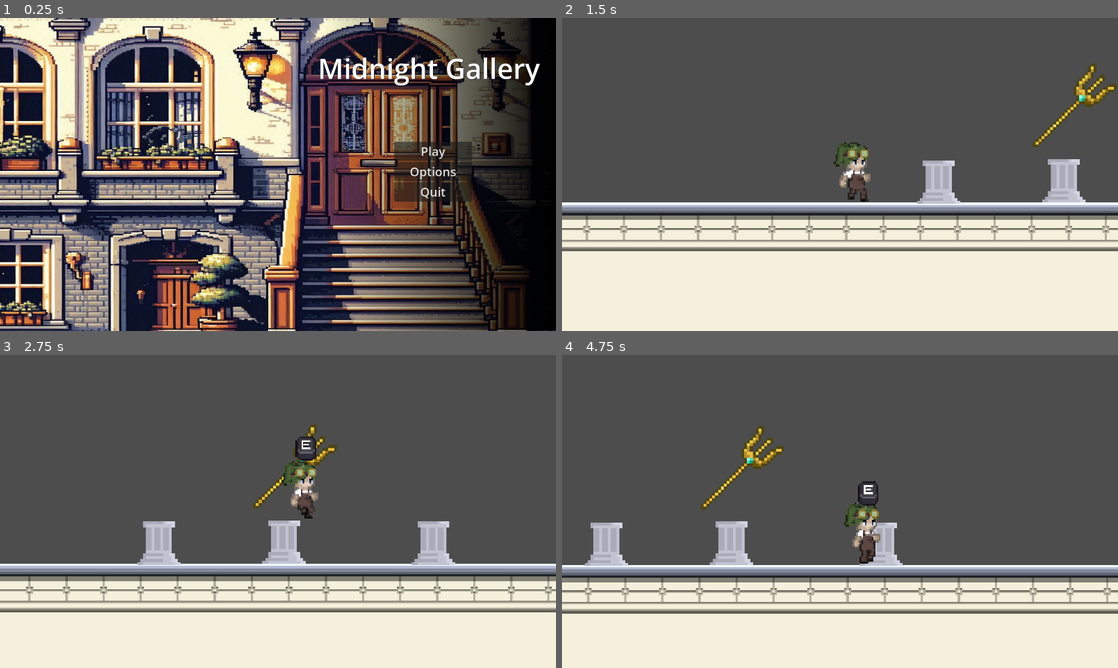
Above: before the commit, frames 1-4 (two rows, left to right).
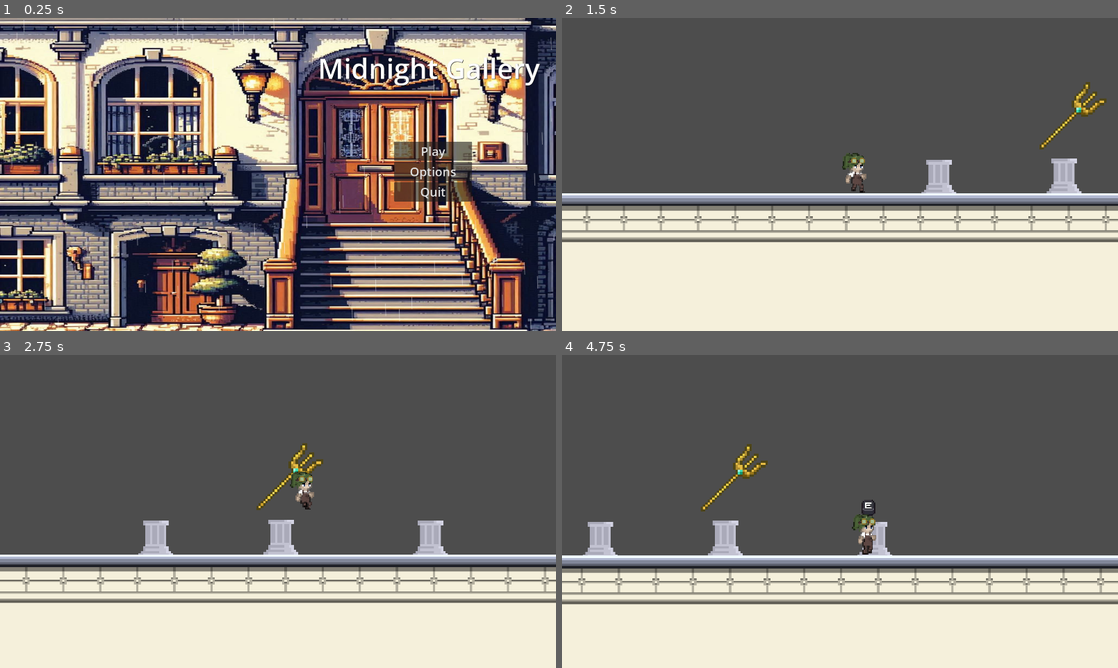
Above: after the commit, the same moments.

Repository: IES-Rafael-Alberti/GameOff2024KarambitStudios
Game: Godot game, scene res://Scenes/main_menu.tscn
The game is run twice, just before and just after one commit, with the same random seed, the same clock (stepped at 60 frames per second) and the same inputs. The engine's default icon, where the game draws it, is replaced by a stand-in: a white triangle on a blue panel in a dark square.
Inputs (mouse positions are in pixels of both pictures, inside the frame that each line leads up to):
- Up to frame 1 (0.25 s): no input
- Up to frame 2 (1.5 s): click "Play" at 0.5 s; move the mouse to (962, 158) at 1.27 s; hold D (Move_right) from 1.28 s (still down); tap E (Action) at 1.35 s
- Up to frame 3 (2.75 s): keep holding D (Move_right); tap Space (Jump) at 1.52, 1.82, 2.27, 2.3, 2.57 s; tap Shift (Dash) at 1.55, 2.1 s; move the mouse to (166, 527) at 2.02 s
- Up to frame 4 (4.75 s): move the mouse to (895, 442) at 2.77 s; release D (Move_right) at 2.78 s; hold A (Move_left) 2.78-3.53 s; tap Space (Jump) at 2.85, 3.77, 4.07, 4.52, 4.55 s; tap E (Action) at 3.05, 3.6 s; move the mouse to (812, 574) at 3.52 s; hold D (Move_right) from 3.53 s (still down); tap Shift (Dash) at 3.8, 4.35 s; move the mouse to (1006, 558) at 4.27 s

The runs differ from the first frame. In frame 1, 75% of the frame differs, in the area x 0-100%, y 0-100%; in frame 2, 15%; in frame 3, 15%; in frame 4, 16%.

Commit message:
Creados los shaders para el menu y el dash
Se han creado los shaders de lluvia para el menu principal y un shader para el dash, ademas se ha corregido el comportamiento del dash y mejorado el movimiento del personaje.

Diff:
--- a/Scenes/main_menu.tscn
+++ b/Scenes/main_menu.tscn
@@ -1,13 +1,22 @@
-[gd_scene load_steps=4 format=3 uid="uid://t5arfevgsv5o"]
+[gd_scene load_steps=8 format=3 uid="uid://t5arfevgsv5o"]
 
+[ext_resource type="Shader" path="res://Shaders/RainShader.gdshader" id="1_7vnet"]
 [ext_resource type="Script" path="res://Scripts/main_menu.gd" id="1_o4771"]
 [ext_resource type="Texture2D" uid="uid://d3ebmvs74ddue" path="res://Assets/Sprites/OIG1.GiYph8JR.jpg" id="1_xtq10"]
+[ext_resource type="Texture2D" uid="uid://lhhm3vife61u" path="res://icon.svg" id="4_7476a"]
+[ext_resource type="AudioStream" uid="uid://bemdwu1m5fofe" path="res://Sounds/Ambient/RainSound.mp3" id="4_b3ngh"]
 
-[sub_resource type="StyleBoxFlat" id="StyleBoxFlat_1qprv"]
-bg_color = Color(0, 0, 0, 0)
-border_width_right = 800
-border_color = Color(0, 0, 0, 1)
-border_blend = true
+[sub_resource type="StyleBoxTexture" id="StyleBoxTexture_foquh"]
+texture = ExtResource("1_xtq10")
+
+[sub_resource type="ShaderMaterial" id="ShaderMaterial_yjok8"]
+shader = ExtResource("1_7vnet")
+shader_parameter/count = 100
+shader_parameter/slant = -0.01
+shader_parameter/speed = 25.0
+shader_parameter/blur = 0.002
+shader_parameter/colour = Color(1, 1, 1, 1)
+shader_parameter/size = Vector2(0.01, 0.2)
 
 [node name="MainMenu" type="Control"]
 layout_mode = 3
@@ -22,22 +31,21 @@
 layout_mode = 0
 offset_right = 1920.0
 offset_bottom = 1080.0
+theme_override_styles/panel = SubResource("StyleBoxTexture_foquh")
 
-[node name="Oig1_giYph8jr" type="Sprite2D" parent="Panel"]
-position = Vector2(966, 525)
-scale = Vector2(1.9, 1.2)
-texture = ExtResource("1_xtq10")
+[node name="BackGround" type="Node" parent="Panel"]
 
-[node name="ButtonBackground" type="Panel" parent="Panel"]
-texture_filter = 2
-layout_mode = 0
-offset_left = 1080.0
-offset_top = -1.0
-offset_right = 1920.0
-offset_bottom = 1079.0
-theme_override_styles/panel = SubResource("StyleBoxFlat_1qprv")
+[node name="BackGroundRain" type="Sprite2D" parent="Panel/BackGround"]
+material = SubResource("ShaderMaterial_yjok8")
+position = Vector2(960, 539.597)
+scale = Vector2(15, 8.445)
+texture = ExtResource("4_7476a")
+
+[node name="RainSound" type="AudioStreamPlayer2D" parent="Panel/BackGround"]
+stream = ExtResource("4_b3ngh")
 
 [node name="Title" type="Label" parent="Panel"]
+z_index = 1
 layout_mode = 1
 anchors_preset = 5
 anchor_left = 0.5
@@ -53,6 +61,7 @@
 "
 
 [node name="VBoxContainer" type="VBoxContainer" parent="Panel"]
+z_index = 1
 layout_mode = 1
 anchors_preset = 7
 anchor_left = 0.5
--- a/Scenes/museum_scene.tscn
+++ b/Scenes/museum_scene.tscn
@@ -70,14 +70,16 @@
 [node name="Pedestals" type="Node" parent="."]
 
 [node name="PedestalElDorado" parent="Pedestals" instance=ExtResource("4_tfgfc")]
-position = Vector2(97, -39)
-scale = Vector2(2.5, 2.5)
+z_index = -1
+position = Vector2(97, -31)
+scale = Vector2(2, 2)
 region_rect = Rect2(0, 0, 32, 32)
 scene_name = "dorado_scene"
 
 [node name="PedestalAtlantis" parent="Pedestals" instance=ExtResource("4_tfgfc")]
-position = Vector2(205, -40)
-scale = Vector2(2.5, 2.5)
+z_index = -1
+position = Vector2(205, -32)
+scale = Vector2(2, 2)
 scene_name = "atlantis_scene"
 
 [node name="TridentV1" type="Sprite2D" parent="Pedestals/PedestalAtlantis"]
@@ -86,8 +88,9 @@
 texture = ExtResource("4_pqufj")
 
 [node name="PedestalDuat" parent="Pedestals" instance=ExtResource("4_tfgfc")]
-position = Vector2(334, -39)
-scale = Vector2(2.5, 2.5)
+z_index = -1
+position = Vector2(334, -31)
+scale = Vector2(2, 2)
 scene_name = "duat_scene"
 
 [node name="TileMapLayer" type="TileMapLayer" parent="."]
--- a/Scenes/player.tscn
+++ b/Scenes/player.tscn
@@ -1,12 +1,18 @@
-[gd_scene load_steps=44 format=3 uid="uid://btq53x2vyried"]
+[gd_scene load_steps=47 format=3 uid="uid://btq53x2vyried"]
 
 [ext_resource type="Script" path="res://Scripts/player.gd" id="1_0fb6m"]
+[ext_resource type="Shader" path="res://Shaders/DashEffectShader.gdshader" id="2_i6paw"]
 [ext_resource type="Texture2D" uid="uid://doenwclihvhw4" path="res://Assets/Sprites/sprite_corriendo_SIN_BORDES.png" id="3_7llre"]
 [ext_resource type="Script" path="res://Scripts/canvas_layer.gd" id="3_mi5vh"]
 [ext_resource type="PackedScene" uid="uid://lrayftsh56ub" path="res://Scenes/pause_menu.tscn" id="4_umq10"]
 [ext_resource type="Texture2D" uid="uid://hhmsviha7ssk" path="res://Assets/Sprites/sprite_definitivo_idle_SIN_BORDES.png" id="5_ma1dh"]
 [ext_resource type="Texture2D" uid="uid://bnmbjys2gw2eg" path="res://Assets/Sprites/TeclasPixel.png" id="5_xfjvf"]
 
+[sub_resource type="ShaderMaterial" id="ShaderMaterial_ngyc2"]
+shader = ExtResource("2_i6paw")
+shader_parameter/Colors = Color(0.801876, 5.64092e-05, 0.621386, 1)
+shader_parameter/mix_color = 0.0
+
 [sub_resource type="AtlasTexture" id="AtlasTexture_tuk43"]
 atlas = ExtResource("5_ma1dh")
 region = Rect2(0, 0, 35, 35)
@@ -146,9 +152,9 @@
 "duration": 1.0,
 "texture": SubResource("AtlasTexture_v504h")
 }],
-"loop": true,
+"loop": false,
 "name": &"idle",
-"speed": 10.0
+"speed": 5.0
 }, {
 "frames": [],
 "loop": true,
@@ -173,6 +179,16 @@
 "frames": [],
 "loop": true,
 "name": &"new_animation_3",
+"speed": 5.0
+}, {
+"frames": [],
+"loop": true,
+"name": &"new_animation_4",
+"speed": 5.0
+}, {
+"frames": [],
+"loop": true,
+"name": &"new_animation_5",
 "speed": 5.0
 }, {
 "frames": [{
@@ -223,6 +239,9 @@
 [sub_resource type="RectangleShape2D" id="RectangleShape2D_8oxk7"]
 size = Vector2(20.5, 32.5)
 
+[sub_resource type="AnimationNodeStateMachine" id="AnimationNodeStateMachine_7kxfi"]
+graph_offset = Vector2(-181, 36)
+
 [sub_resource type="AnimationNodeAnimation" id="AnimationNodeAnimation_06sfh"]
 animation = &"idle"
 
@@ -238,14 +257,16 @@
 advance_mode = 2
 
 [sub_resource type="AnimationNodeStateMachine" id="AnimationNodeStateMachine_1mjks"]
-states/End/position = Vector2(902, 100)
-states/Start/position = Vector2(596, 199)
+states/End/position = Vector2(902, 99)
+states/JumpState/node = SubResource("AnimationNodeStateMachine_7kxfi")
+states/JumpState/position = Vector2(233, 67.9672)
+states/Start/position = Vector2(596, 200)
 states/idle/node = SubResource("AnimationNodeAnimation_06sfh")
 states/idle/position = Vector2(596, 113)
 states/walk/node = SubResource("AnimationNodeAnimation_hei0b")
 states/walk/position = Vector2(596, -17)
 transitions = ["idle", "walk", SubResource("AnimationNodeStateMachineTransition_34rkk"), "walk", "idle", SubResource("AnimationNodeStateMachineTransition_ytbi3"), "Start", "idle", SubResource("AnimationNodeStateMachineTransition_utfji")]
-graph_offset = Vector2(73, -20.0328)
+graph_offset = Vector2(-221, -51.0328)
 
 [sub_resource type="Animation" id="Animation_suxom"]
 length = 0.001
@@ -340,11 +361,13 @@
 }
 
 [node name="Player" type="CharacterBody2D"]
+z_index = 2
 texture_filter = 1
-scale = Vector2(1.5, 1.5)
 script = ExtResource("1_0fb6m")
 
 [node name="PlayerSprite" type="AnimatedSprite2D" parent="."]
+z_index = 1
+material = SubResource("ShaderMaterial_ngyc2")
 position = Vector2(-1.33333, -2)
 sprite_frames = SubResource("SpriteFrames_ek8rt")
 animation = &"idle"
@@ -376,6 +399,11 @@
 
 [node name="AttackTime" type="Timer" parent="."]
 
+[node name="DashTimer" type="Timer" parent="."]
+wait_time = 0.2
+
+[node name="DashCooldown" type="Timer" parent="."]
+
 [node name="State_Machine" type="AnimationTree" parent="."]
 tree_root = SubResource("AnimationNodeStateMachine_1mjks")
 anim_player = NodePath("../AnimationPlayer")
@@ -384,3 +412,6 @@
 libraries = {
 "": SubResource("AnimationLibrary_rf32s")
 }
+
+[connection signal="timeout" from="DashTimer" to="." method="_on_dash_timer_timeout"]
+[connection signal="timeout" from="DashCooldown" to="." method="_on_dash_cooldown_timeout"]
--- a/Scripts/main_menu.gd
+++ b/Scripts/main_menu.gd
@@ -1,6 +1,9 @@
 extends Control
 
+@onready var rain_sound: AudioStreamPlayer2D = $Panel/BackGround/RainSound
 
+func _ready() -> void:
+	rain_sound.play()
 
 
 func _on_play_pressed() -> void:
--- a/Scripts/player.gd
+++ b/Scripts/player.gd
@@ -4,7 +4,7 @@
 const SPEED = 130.0 # Velocidad del personaje
 const JUMP_VELOCITY = -300.0 # Velocidad del salto
 const DASH_SPEED = 300.0 # Velocidad del dash
-const DASH_DURATION = 0.2 # Duración del dash (segundos)
+const DASH_DURATION = 1.5 # Duración del dash (segundos)
 const MAX_JUMPS = 2 # Máximo de saltos
 
 #------------------- Variables ----------------
@@ -12,10 +12,11 @@
 var jumps_left = MAX_JUMPS
 var can_dash = true
 var is_dashing = false
-var dash_timer = 0.0
-var dash_direction = 0.0
-var facing_right = true
 var can_attack = true
+
+var actual_duplicate_time: float = 0
+var duplicate_time: float = 0.05
+var life_duplicate_time: float = 0.05
 
 # --------------- Nodo UI y Teleport ------------------
 @onready var pause_menu: Control = $UI/PauseMenu
@@ -27,6 +28,8 @@
 
 @onready var cooldown_attack = $CooldownAttack
 @onready var timer = $AttackTime
+@onready var dash_timer: Timer = $DashTimer
+@onready var dash_cooldown: Timer = $DashCooldown
 
 #------------------ Funciones -----------------
 func _ready() -> void:
@@ -36,20 +39,15 @@
 	# Detectamos la dirección del movimiento
 	var direction = Input.get_axis("Move_left", "Move_right")
 
-	# Verificamos el movimiento a la derecha e izquierda
-	if direction > 0:
-		facing_right = true
-	elif direction < 0:
-		facing_right = false
+	actual_duplicate_time += delta
 
 	# Actualizamos el flip del sprite según la dirección
-	animated_sprite.flip_h = not facing_right
 
-	# Movimiento del personaje
-	if direction != 0 and not is_dashing:
-		velocity.x = direction * SPEED
-	else:
-		velocity.x = move_toward(velocity.x, 0, SPEED * delta)
+	if direction > 0:
+		animated_sprite.flip_h = false
+	if direction < 0:
+		animated_sprite.flip_h = true
+
 
 	# Manejo de teletransportación
 	if GameManager.teleport_activate == true:
@@ -71,14 +69,27 @@
 			velocity.y = JUMP_VELOCITY
 			jumps_left -= 1
 
-	# Dash
-	if Input.is_action_just_pressed("Dash") and can_dash and direction != 0:
+
+	#Dash mejorado
+	if Input.is_action_just_pressed("Dash") and can_dash:
 		is_dashing = true
-		dash_timer = DASH_DURATION
-		dash_direction = direction
 		can_dash = false
-		velocity.y = 0
-		velocity.x = dash_direction * DASH_SPEED
+		dash_timer.start()
+		dash_cooldown.start()
+
+	#Establece el estado de dash
+	if direction:
+		if is_dashing:
+			velocity.y = 0
+			velocity.x = direction * DASH_SPEED
+			if actual_duplicate_time >= duplicate_time:
+				actual_duplicate_time = 0
+				create_duplicate()
+		else:
+			velocity.x = direction * SPEED
+	else:
+		velocity.x = move_toward(velocity.x, 0, SPEED)
+
 
 	# Aplicar gravedad si no está en el suelo y no está en dash
 	if not is_on_floor() and not is_dashing:
@@ -87,7 +98,6 @@
 	# Reiniciar saltos y dash si está en el suelo
 	if is_on_floor() and velocity.y == 0:  # Solo reinicia si realmente está en el suelo y no se está moviendo verticalmente
 		jumps_left = MAX_JUMPS
-		can_dash = true
 
 	# Aplicar el movimiento
 	move_and_slide()
@@ -102,13 +112,8 @@
 			state_machine.travel("walk")
 	else:
 		#animated_sprite.play("jump")
-		print("salto")
+		pass
 
-	# Si está realizando un dash, temporizador
-	if is_dashing:
-		dash_timer -= delta
-		if dash_timer <= 0:
-			is_dashing = false
 
 	# Manejo de ataque
 	if Input.is_action_just_pressed("flashAttack") and can_attack:
@@ -132,7 +137,31 @@
 	if GameManager.teleport_activate:
 		get_node("/root/Player").queue_free()
 		get_tree().change_scene_to_file("res://Scenes/" + scene + ".tscn")
+#Funcion para crear los duplicados en el dash
+func create_duplicate():
+	var duplicated = animated_sprite.duplicate(true)
+	duplicated.material = animated_sprite.material.duplicate(true)
+	duplicated.material.set_shader_parameter("Colors", Vector4(0.0,0.0,0.8,0.3))
+	duplicated.material.set_shader_parameter("mix_color", 0.7)
+	duplicated.position.y += position.y
+
+	if animated_sprite.scale.x == -1:
+		duplicated.position.x = position.x - duplicated.position.x
+	else:
+		duplicated.position.x += position.x
+
+	duplicated.z_index -= 1
+	get_parent().add_child(duplicated)
+	await get_tree().create_timer(life_duplicate_time).timeout
+	duplicated.queue_free()
 
 # Funciones de tiempo de ataque
 func _on_cooldown_attack_timeout():
 	can_attack = true
+
+#Timer para declarar cuando esta haciendo un dash
+func _on_dash_timer_timeout() -> void:
+	is_dashing = false
+#Timer para declarar cuando puede volver a hacer un dash
+func _on_dash_cooldown_timeout() -> void:
+	can_dash = true
--- /dev/null
+++ b/Shaders/DashEffectShader.gdshader
@@ -0,0 +1,18 @@
+shader_type canvas_item;
+
+uniform vec4 Colors: source_color ;
+uniform float mix_color: hint_range(0.0, 1.0, 0.001);
+
+
+void fragment() {
+	// Se llama así por cada píxel en el que el material es visible.
+	vec4 texture_color = texture(TEXTURE, UV);
+	if (texture_color.a != 0.0)
+		COLOR = vec4(mix(texture_color.rgb, Colors.rgb, mix_color), Colors.a);
+}
+
+void light() {
+	// Se llama para cada píxel de cada luz que afecta al CanvasItem.
+	float cNdotL = max(1.0, dot(NORMAL, LIGHT_DIRECTION));
+	LIGHT = vec4(LIGHT_COLOR.rgb * COLOR.rgb * LIGHT_ENERGY * cNdotL, LIGHT_COLOR.a);
+}
--- /dev/null
+++ b/Shaders/RainShader.gdshader
@@ -0,0 +1,56 @@
+// simple rain/snow shader
+// useful learning resources:
+// https://www.ronja-tutorials.com/post/034-2d-sdf-basics/#circle
+// https://iquilezles.org/articles/distfunctions2d/
+
+shader_type canvas_item;
+
+// can make snow by adjusting values
+uniform int count: hint_range(0, 2000) = 150;
+uniform float slant: hint_range(-0.1, 0.1) = -0.01;
+uniform float speed: hint_range(25.0, 100.0) = 50.0;
+uniform float blur: hint_range(0.0005, 0.1) = 0.002;
+uniform vec4 colour: source_color = vec4(1.0, 1.0, 1.0, 1.0);
+uniform vec2 size = vec2(0.005, 0.2);
+
+float line_sdf(vec2 p, vec2 s) {
+    vec2 d = abs(p) - s;
+    return min(max(d.x, d.y), 0.0) + length(max(d, 0.0));
+}
+
+float Hash(float x) {
+    return fract(sin(x * 18.34) * 51.78);
+}
+
+float Hash2(float x) {
+    return fract(sin(x * 25.42) * 21.24);
+}
+
+void fragment() {
+	// inspector issue with tiny vec 2
+    vec2 s = size * 0.1;
+	// to work at the start
+    float time = TIME + 1000.0;
+    vec2 uv = UV;
+	// slant each line left or right
+    uv.x += uv.y * slant;
+    float output = 0.0;
+
+    for (int i = 1; i <= count; i++) {
+        float h1 = Hash(float(i));
+        float h2 = Hash2(float(i));
+		// make it so the lines move in the direction of the slant as well
+		// otherwise they would go directly down no matter what slant is
+        float sl = h1 * uv.y * -slant;
+		// compute random x position of line, multiply by 1.2 to cover the far edges more predictably
+        float pos_mod_x = h1 * 1.2;
+		// there is probably better way to do this, to prevent line from moving too slow compared to other lines
+        float pos_mod_y = max(h2 * speed, pos_mod_x * speed);
+		// wrap y values around to loop the anim
+        vec2 position = vec2(pos_mod_x + sl, -mod(-pos_mod_y * time * 0.1, -1.));
+        float sdf = line_sdf(uv - position, s);
+        output += clamp(- sdf / blur, 0.0, 1.0);
+    }
+
+    COLOR = vec4(colour.rgb, output);
+}
Not shown, added: Sounds/Ambient/RainSound.mp3.import
Not shown, added: Scenes/pla5608.tmp
Not shown, added: Sounds/Ambient/RainSound.mp3
